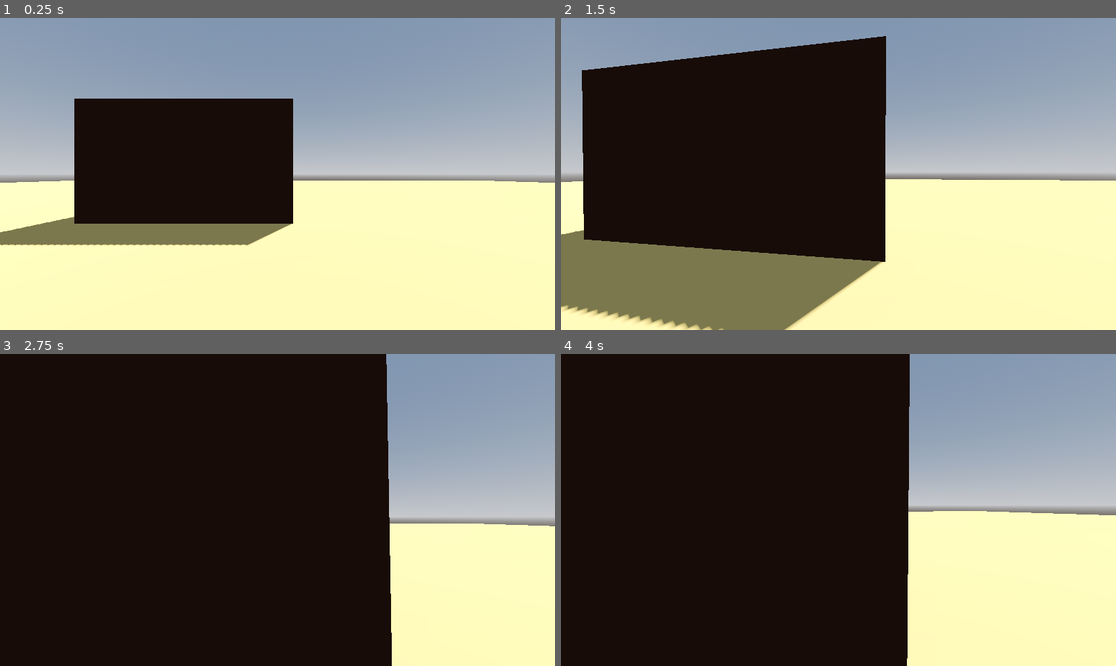
Above: before the commit, frames 1-4 (two rows, left to right).
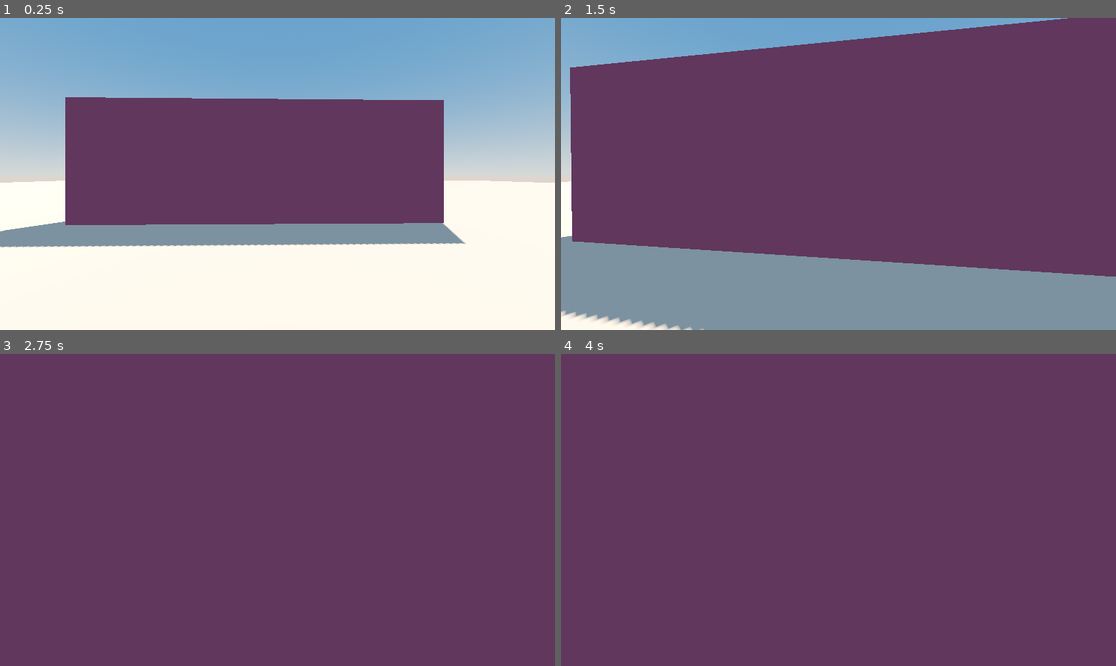
Above: after the commit, the same moments.

Repository: kurushimee/hinter
Game: Godot game, scene res://scenes/levels/gym.tscn
Two runs of this game, one before a commit and one after it. Both use one fixed random seed, a clock stepped at 60 frames per second and the inputs below. Before the commit the project starts from res://scenes/world.tscn.
Inputs (mouse positions are in pixels of both pictures, inside the frame that each line leads up to):
- Up to frame 1 (0.25 s): no input
- Up to frame 2 (1.5 s): tap Enter at 0.5 s; move the mouse to (866, 174) at 0.52 s; hold W (move_forward) from 0.53 s (still down); move the mouse to (810, 174) at 1.27 s
- Up to frame 3 (2.75 s): keep holding W (move_forward); move the mouse to (288, 503) at 2.02 s
- Up to frame 4 (4 s): keep holding W (move_forward); move the mouse to (832, 516) at 2.77 s; tap Space at 3.5 s; move the mouse to (877, 513) at 3.52 s

The runs differ from the first frame. In frame 1, 91% of the frame differs, in the area x 0-100%, y 0-100%; in frame 2, 99%; in frame 3, 100%; in frame 4, 100%.

Commit message:
Rename some things

Diff:
--- a/project.godot
+++ b/project.godot
@@ -11,7 +11,7 @@
 [application]
 
 config/name="Hinter"
-run/main_scene="res://scenes/world.tscn"
+run/main_scene="res://scenes/levels/gym.tscn"
 config/features=PackedStringArray("4.3", "Forward Plus")
 config/icon="res://icon.svg"
 
--- a/scenes/world.tscn
+++ b/scenes/levels/gym.tscn
@@ -1,10 +1,12 @@
 [gd_scene load_steps=7 format=3 uid="uid://c5mc2je5fi4p1"]
 
-[ext_resource type="PackedScene" uid="uid://bnt2oeiddrab4" path="res://scenes/player.tscn" id="1_4fxxy"]
+[ext_resource type="PackedScene" uid="uid://bnt2oeiddrab4" path="res://scenes/player.tscn" id="1_rvrmw"]
 
 [sub_resource type="ProceduralSkyMaterial" id="ProceduralSkyMaterial_6hwok"]
-sky_horizon_color = Color(0.64625, 0.65575, 0.67075, 1)
-ground_horizon_color = Color(0.64625, 0.65575, 0.67075, 1)
+sky_top_color = Color(0.317647, 0.498039, 0.67451, 1)
+sky_horizon_color = Color(0.713726, 0.737255, 0.733333, 1)
+ground_bottom_color = Color(0.843137, 0.686275, 0.603922, 1)
+ground_horizon_color = Color(0.713726, 0.737255, 0.733333, 1)
 
 [sub_resource type="Sky" id="Sky_x5v6s"]
 sky_material = SubResource("ProceduralSkyMaterial_6hwok")
@@ -13,26 +15,31 @@
 background_mode = 2
 sky = SubResource("Sky_x5v6s")
 tonemap_mode = 2
+ssil_enabled = true
+sdfgi_enabled = true
 glow_enabled = true
 
 [sub_resource type="StandardMaterial3D" id="StandardMaterial3D_4bwab"]
-albedo_color = Color(0.731194, 0.615601, 0.343651, 1)
+albedo_color = Color(0.843137, 0.686275, 0.603922, 1)
 
 [sub_resource type="StandardMaterial3D" id="StandardMaterial3D_occeq"]
-albedo_color = Color(0.210108, 0.101755, 0.013185, 1)
+albedo_color = Color(0.380392, 0.215686, 0.352941, 1)
 
-[node name="World" type="Node3D"]
+[node name="Gym" type="Node3D"]
+transform = Transform3D(0.999761, 0, -0.0218847, 0, 1, 0, 0.0218847, 0, 0.999761, 0, 0, 0)
 
 [node name="Lighting" type="Node" parent="."]
 
 [node name="Sun" type="DirectionalLight3D" parent="Lighting"]
 transform = Transform3D(-0.866024, -0.433016, 0.250001, 0, 0.499998, 0.866026, -0.500003, 0.749999, -0.43301, 0, 0, 0)
+light_color = Color(0.956863, 0.898039, 0.764706, 1)
+light_energy = 0.69
 shadow_enabled = true
 
 [node name="WorldEnvironment" type="WorldEnvironment" parent="Lighting"]
 environment = SubResource("Environment_m7bmb")
 
-[node name="Player" parent="." instance=ExtResource("1_4fxxy")]
+[node name="Player" parent="." instance=ExtResource("1_rvrmw")]
 
 [node name="Objects" type="Node" parent="."]
 
@@ -41,8 +48,8 @@
 size = Vector3(100, 0.001, 100)
 material = SubResource("StandardMaterial3D_4bwab")
 
-[node name="Box" type="CSGBox3D" parent="Objects"]
-transform = Transform3D(1, 0, 0, 0, 1, 0, 0, 0, 1, -3, 2, -9.5)
+[node name="Wall" type="CSGBox3D" parent="Objects"]
+transform = Transform3D(1, 0, 0, 0, 1, 0, 0, 0, 1, -0.465881, 2, -7.19824)
 use_collision = true
-size = Vector3(7, 4, 6)
+size = Vector3(12.0682, 4, 1.39648)
 material = SubResource("StandardMaterial3D_occeq")
--- a/scenes/player.tscn
+++ b/scenes/player.tscn
@@ -11,6 +11,7 @@
 
 [node name="MeshInstance3D" type="MeshInstance3D" parent="."]
 transform = Transform3D(1, 0, 0, 0, 1, 0, 0, 0, 1, 0, 1, 0)
+visible = false
 mesh = SubResource("CapsuleMesh_3b631")
 
 [node name="CollisionShape3D" type="CollisionShape3D" parent="."]
